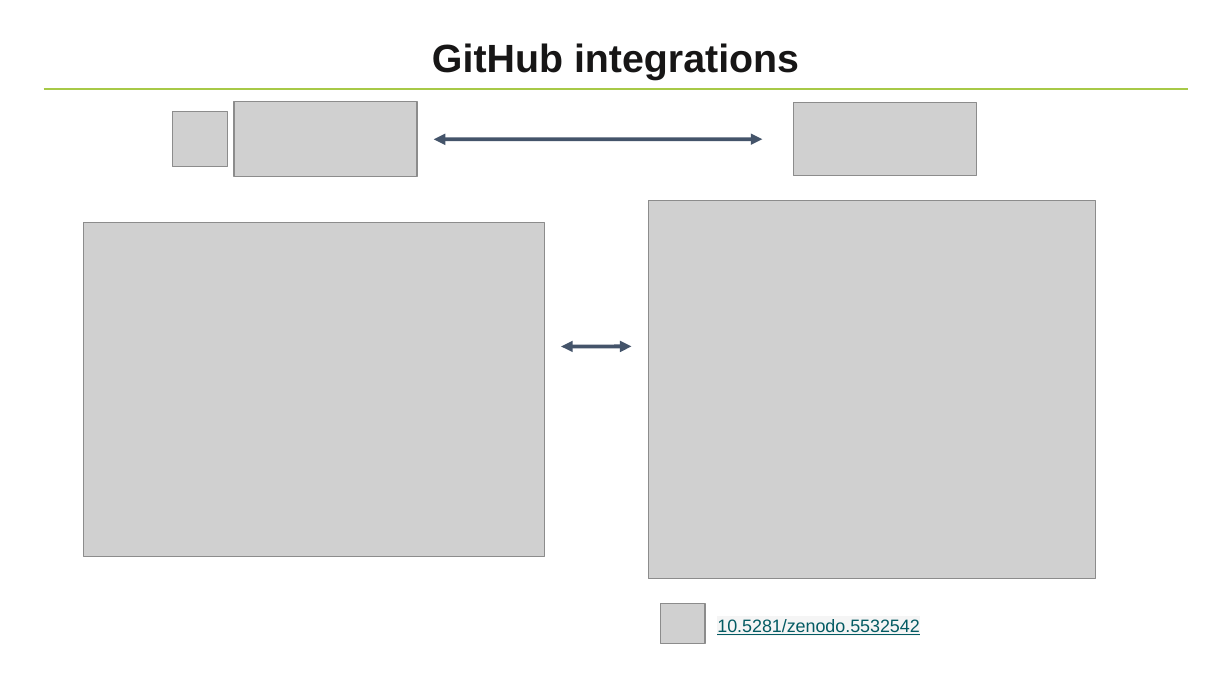
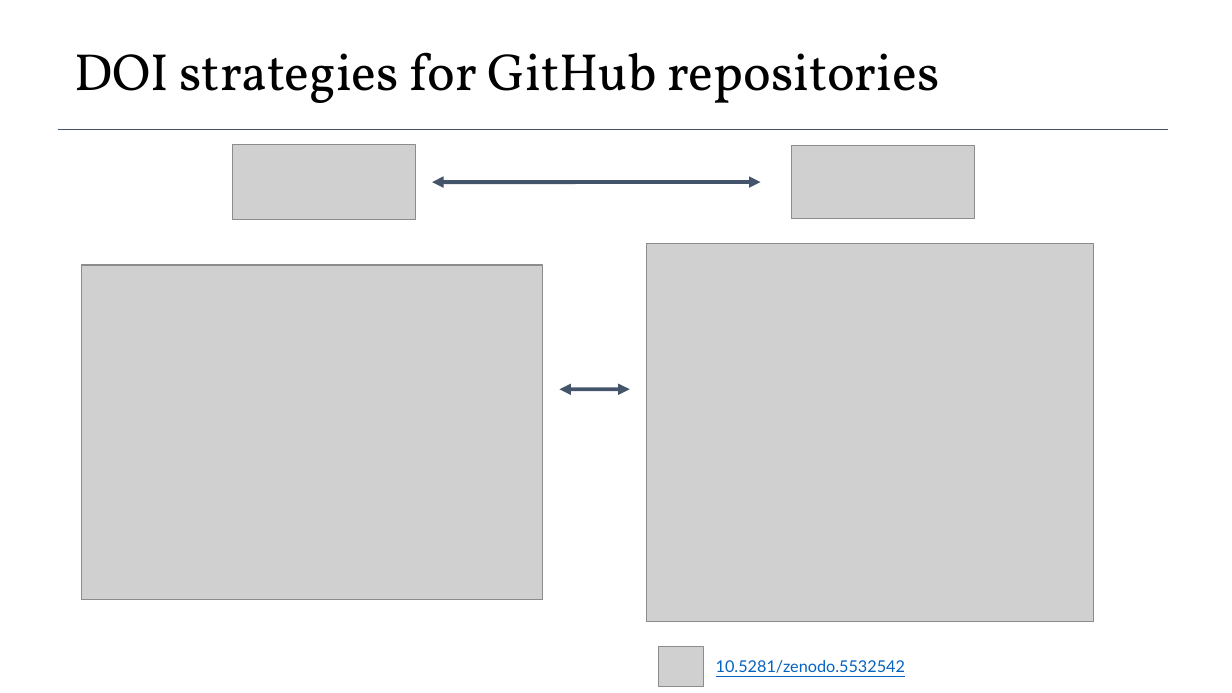
Before and after one commit to elixir-europe-training/ELIXIR-TrP-FAIR-Material-By-Design, a slide deck: slide 13 of docs/supplementary/presentations/ch_08_Unique_identifiers/Session 8 - Unique identifiers for training materials.pptx (slide 12 before the commit). Drawn at 1232x693 pixels with LibreOffice and Linux fonts; fonts in the diff are those of the drawing; grey boxes stand for pictures; background and template pictures are left out. Boxes give left, top, right and bottom in pixels: in the first picture for what was removed or moved away, otherwise in the second. Text is boxed around its words. In the diff, an @@ line names an element or a change of style, - is before the commit and + after.

```diff
--- a/docs/supplementary/presentations/ch_08_Unique_identifiers/Session 8 - Unique identifiers for training materials.pptx
+++ b/docs/supplementary/presentations/ch_08_Unique_identifiers/Session 8 - Unique identifiers for training materials.pptx
@@ text added at bbox=[74, 52, 939, 103], 30.5 pt, text #000000 @@
+DOI strategies for GitHub repositories
@@ title removed at bbox=[432, 43, 799, 80] @@
-GitHub integrations
@@ line removed from (43, 89) to (1189, 89) @@
@@ picture removed at bbox=[172, 112, 228, 168] @@
@@ line added from (58, 129) to (1168, 129), #44546A 0.56 pt @@
@@ picture: place and size @@
-picture at bbox=[234, 102, 418, 177]
+picture at bbox=[232, 144, 415, 219]
@@ 3 pictures, 1 text, 1 double arrow: place and size @@
-3 pictures, 1 text, 1 double arrow at bbox=[434, 102, 1095, 644]
+3 pictures, 1 text, 1 double arrow at bbox=[432, 145, 1094, 687]
@@ picture: place and size @@
-picture at bbox=[84, 222, 545, 556]
+picture at bbox=[81, 265, 542, 599]
@@ double arrow moved from (562, 346) - (632, 346) to (559, 389) - (630, 389) @@
@@ text "10.5281/zenodo.5532542" at bbox=[716, 660, 905, 673]: size 10.5 to 9.5 pt, font Arial to Lato, text colour #045B63 to #0563C1, highlight #F5F5F5 to none @@
```
Also in this commit, not shown: 11 other slides changed, 6 slides added, 4 slides removed, 3 other files.
